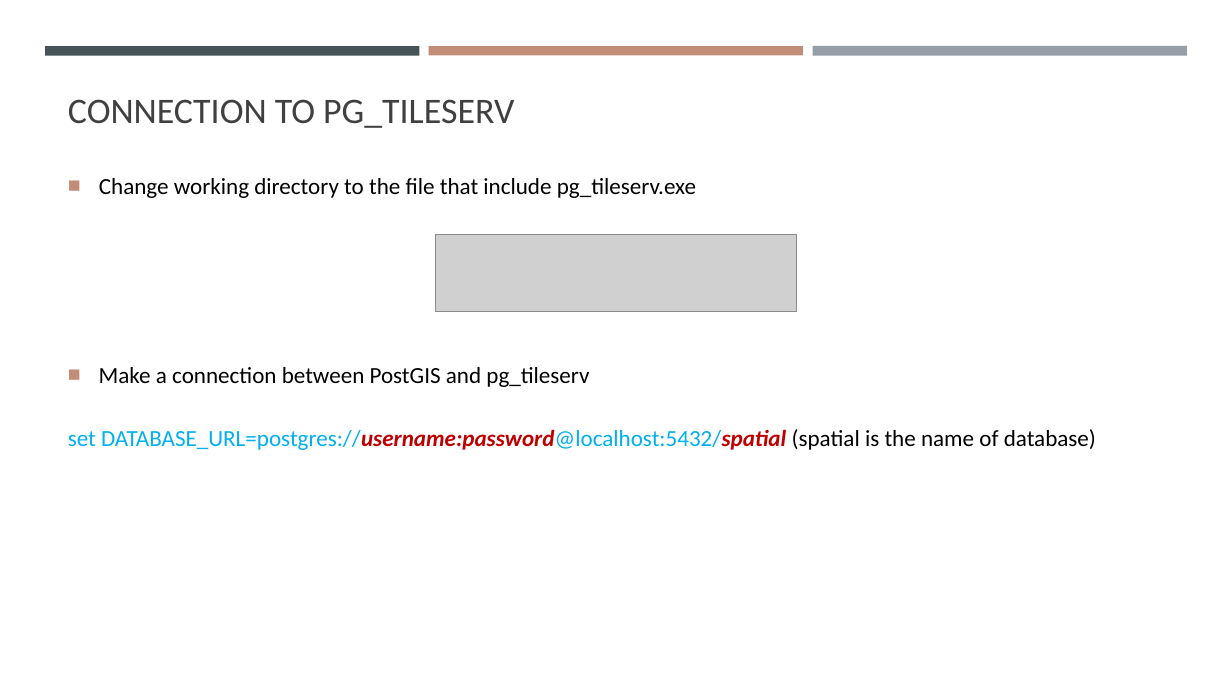
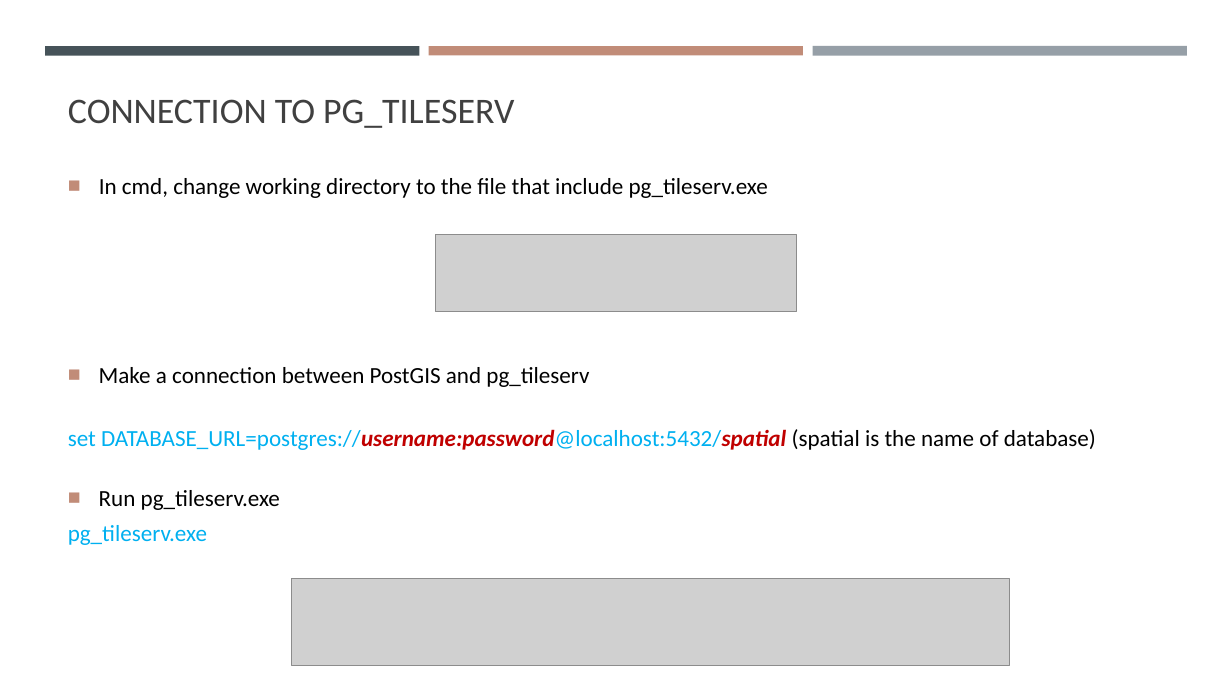
Before and after one commit to gisynw/ssj-376, a slide deck: slide 8 of docs/Lectures/Week14/Week14.pptx (slide 9 before the commit). Drawn at 1232x693 pixels with LibreOffice and Linux fonts; fonts in the diff are those of the drawing; grey boxes stand for pictures. Boxes give left, top, right and bottom in pixels: in the first picture for what was removed or moved away, otherwise in the second. Text is boxed around its words. In the diff, an @@ line names an element or a change of style, - is before the commit and + after.

```diff
--- a/docs/Lectures/Week14/Week14.pptx
+++ b/docs/Lectures/Week14/Week14.pptx
@@ text at (x1=99, y1=178, x2=768, y2=198): text changed @@
-■ Change working directory to the file that include pg_tileserv.exe
+■ In cmd, change working directory to the file that include pg_tileserv.exe
@@ text at (x1=68, y1=490, x2=280, y2=545): paragraphs added @@
+■ Run pg_tileserv.exe
+pg_tileserv.exe
@@ picture added at (x1=292, y1=579, x2=1010, y2=665) @@
```
Also in this commit, not shown: 4 other slides changed, 2 slides added, 3 slides removed, 4 other files.
